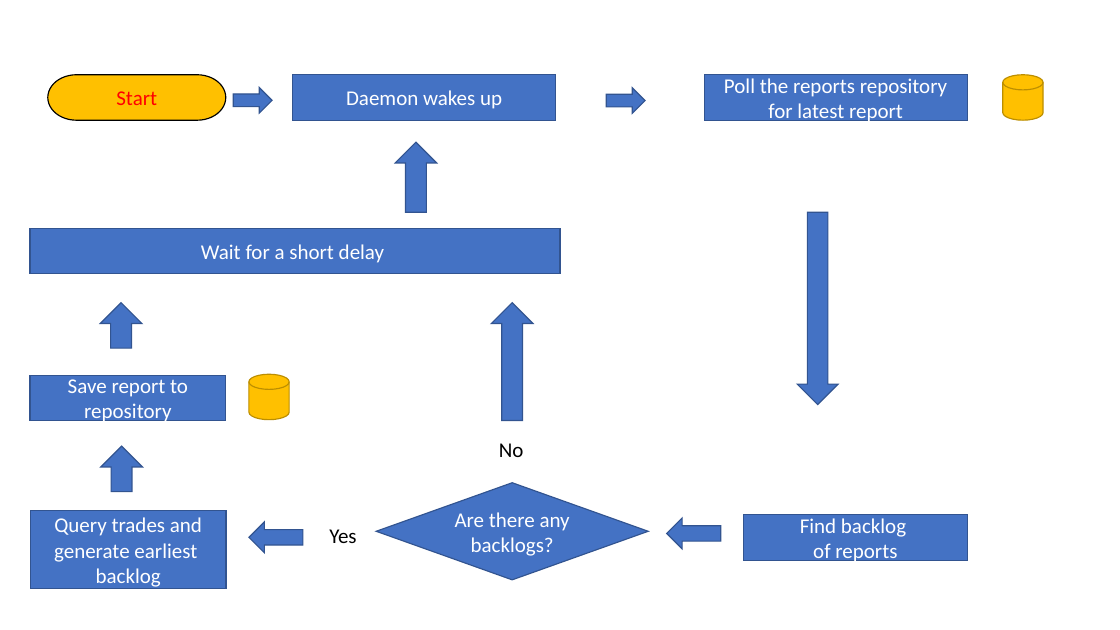
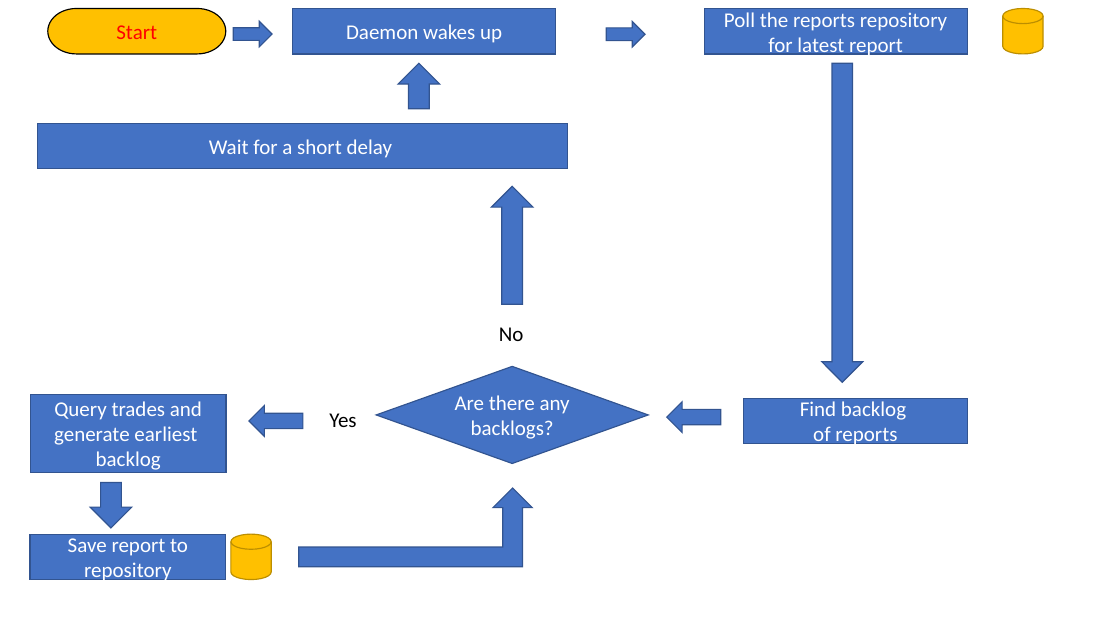
Before and after one commit to sdg002/AnyDotnetStuff, a slide deck: slide 4 of ContosoTradingReportGenerator/docs/ContosoTradingAggregator.pptx. Drawn at 1120x630 pixels with LibreOffice and Linux fonts; fonts in the diff are those of the drawing. Boxes give left, top, right and bottom in pixels: in the first picture for what was removed or moved away, otherwise in the second. Text is boxed around its words. In the diff, an @@ line names an element or a change of style, - is before the commit and + after.

```diff
--- a/ContosoTradingReportGenerator/docs/ContosoTradingAggregator.pptx
+++ b/ContosoTradingReportGenerator/docs/ContosoTradingAggregator.pptx
@@ 2 rectangles, 2 right arrows, 1 pill shape, 1 cylinder: place and size @@
-2 rectangles, 2 right arrows, 1 pill shape, 1 cylinder at (48,75,1044,120)
+2 rectangles, 2 right arrows, 1 pill shape, 1 cylinder at (48,8,1044,54)
@@ up arrow: place and size @@
-up arrow at (395,142,437,212)
+up arrow at (398,63,440,108)
@@ down arrow: place and size @@
-down arrow at (797,213,839,405)
+down arrow at (822,63,863,382)
@@ rectangle "Wait for a short delay": place and size @@
-rectangle "Wait for a short delay" at (30,229,560,274)
+rectangle "Wait for a short delay" at (38,124,568,169)
@@ up arrow removed at (100,302,142,348) @@
@@ 2 rectangles, 2 texts, 2 left arrows, 1 diamond, 1 up arrow: place and size @@
-2 rectangles, 2 texts, 2 left arrows, 1 diamond, 1 up arrow at (30,302,967,589)
+2 rectangles, 2 texts, 2 left arrows, 1 diamond, 1 up arrow at (30,187,967,472)
@@ up arrow at (90,482,132,528): rotation 0 to 180 degrees @@
@@ bent up arrow added at (299,488,533,567), fill #4472C4, outline #325491 1 pt @@
@@ rectangle "Save report to repository": place and size @@
-rectangle "Save report to repository" at (30,376,226,421)
+rectangle "Save report to repository" at (30,534,226,580)
@@ cylinder: place and size @@
-cylinder at (249,375,289,420)
+cylinder at (231,534,271,580)
```
Also in this commit, not shown: 7 other files.
